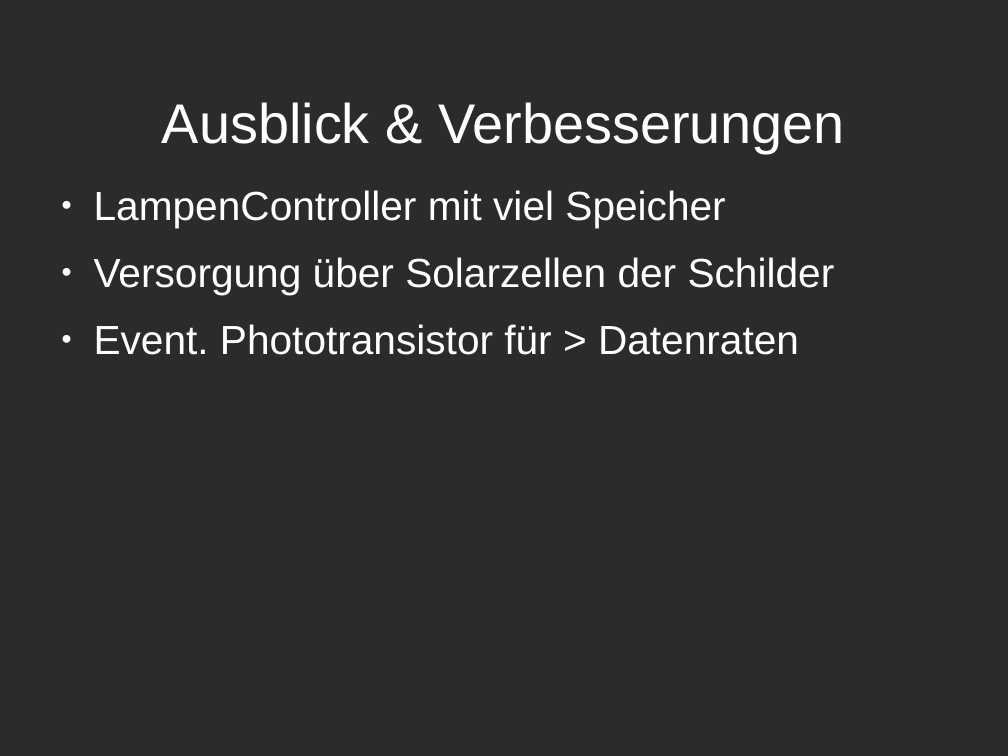
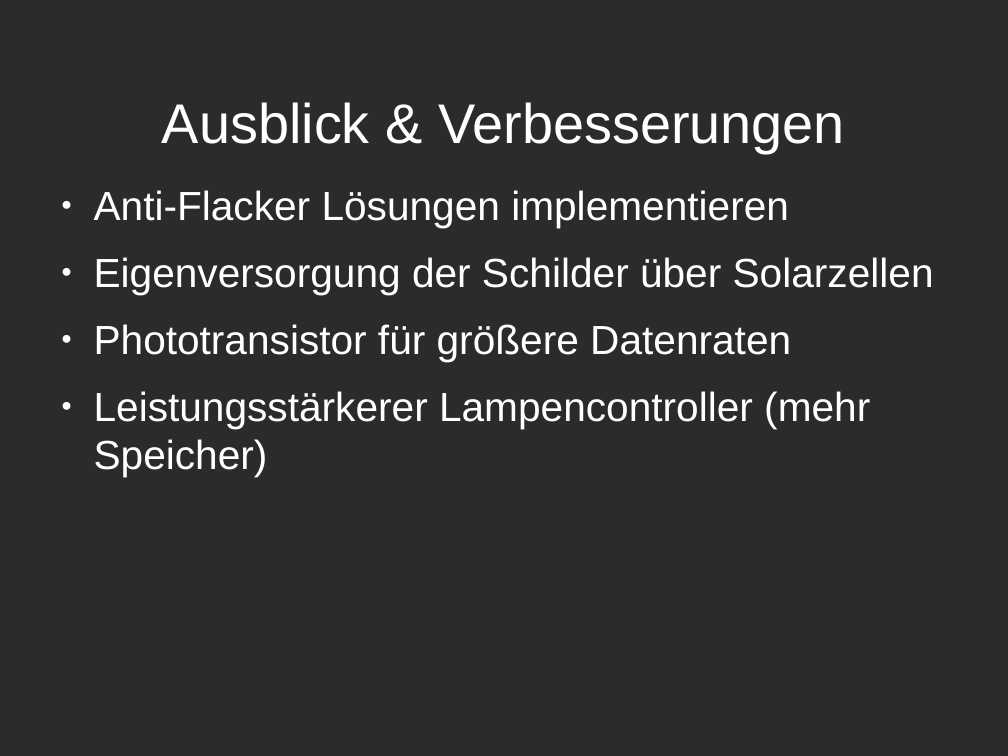
Before and after one commit to Niondir/rika-led, a slide deck: slide 7 of präsentation 3/part 2/p2-pr3.odp (slide 9 before the commit). Drawn at 1008x756 pixels with LibreOffice and Linux fonts; fonts in the diff are those of the drawing; background and template pictures are left out; a plain dark background stands for a picture behind light text. Boxes give left, top, right and bottom in pixels: in the first picture for what was removed or moved away, otherwise in the second. Text is boxed around its words. In the diff, an @@ line names an element or a change of style, - is before the commit and + after.

```diff
--- a/präsentation 3/part 2/p2-pr3.odp
+++ b/präsentation 3/part 2/p2-pr3.odp
@@ text at box(94, 190, 934, 477): text changed @@
-● LampenController mit viel Speicher
-● Versorgung über Solarzellen der Schilder
-● Event. Phototransistor für > Datenraten
+● Anti-Flacker Lösungen implementieren
+● Eigenversorgung der Schilder über Solarzellen
+● Phototransistor für größere Datenraten
+● Leistungsstärkerer Lampencontroller (mehr Speicher)
```
Also in this commit, not shown: 3 other slides changed, 3 slides added, 5 slides removed.
